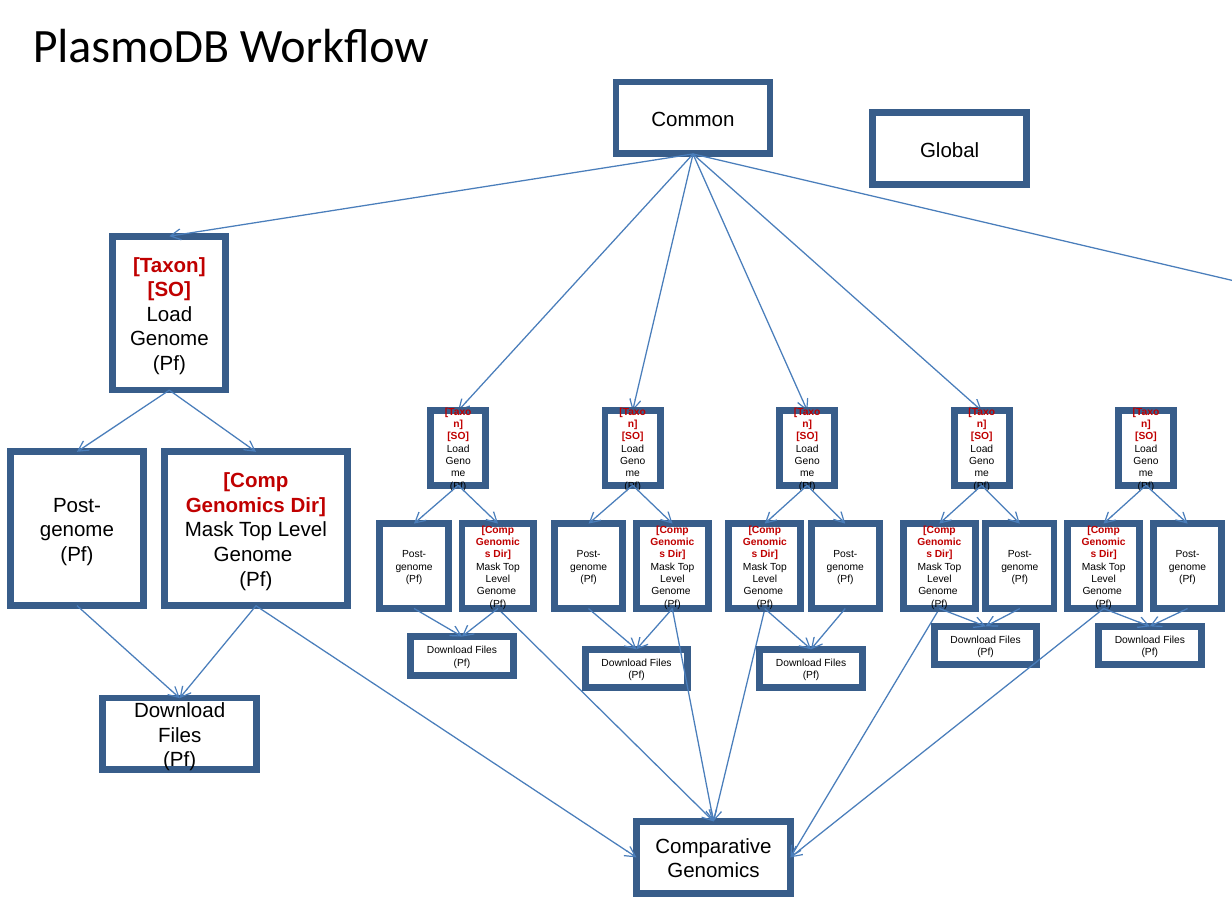
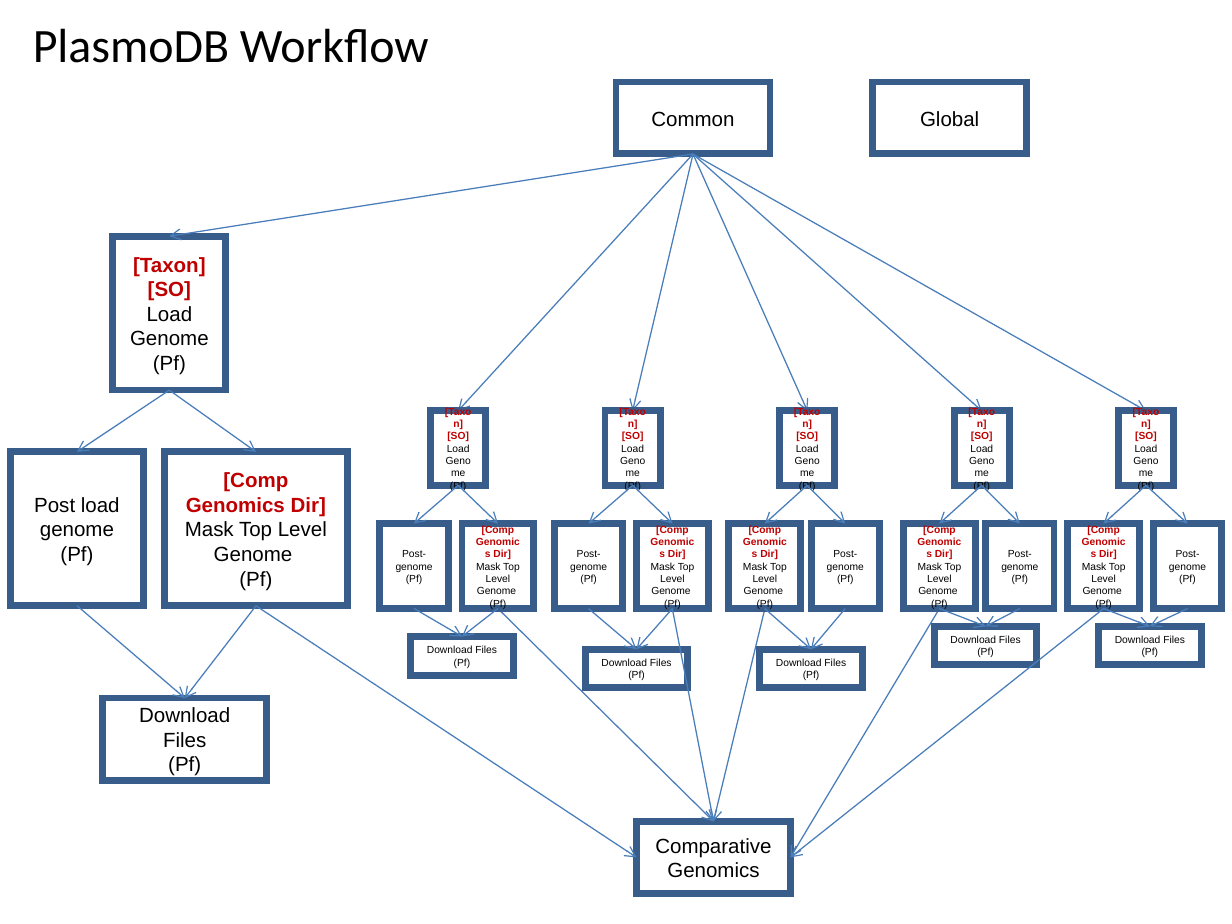
Before and after one commit to VEuPathDB/ApiCommonWorkflow, a slide deck: slide 2 of Main/doc/IntegratedWorkflow.ppt. Drawn at 1232x924 pixels with LibreOffice and Linux fonts; fonts in the diff are those of the drawing. Boxes give left, top, right and bottom in pixels: in the first picture for what was removed or moved away, otherwise in the second. Text is boxed around its words. In the diff, an @@ line names an element or a change of style, - is before the commit and + after.

```diff
--- a/Main/doc/IntegratedWorkflow.ppt
+++ b/Main/doc/IntegratedWorkflow.ppt
@@ rectangle "Global": place and size @@
-rectangle "Global" at [872, 113, 1026, 185]
+rectangle "Global" at [872, 83, 1026, 154]
@@ arrow moved from (694, 154) - (1232, 308) to (692, 154) - (1146, 410) @@
@@ text in rectangle at [34, 497, 120, 541]: text changed @@
-Post-genome
+Post load genome
@@ arrow moved from (78, 606) - (180, 699) to (78, 606) - (185, 699) @@
@@ arrow moved from (256, 606) - (180, 699) to (256, 606) - (185, 699) @@
@@ rectangle "Download Files": place and size @@
-rectangle "Download Files" at [102, 699, 256, 770]
+rectangle "Download Files" at [102, 699, 266, 781]
```
Also in this commit, not shown: 10 other slides changed.
